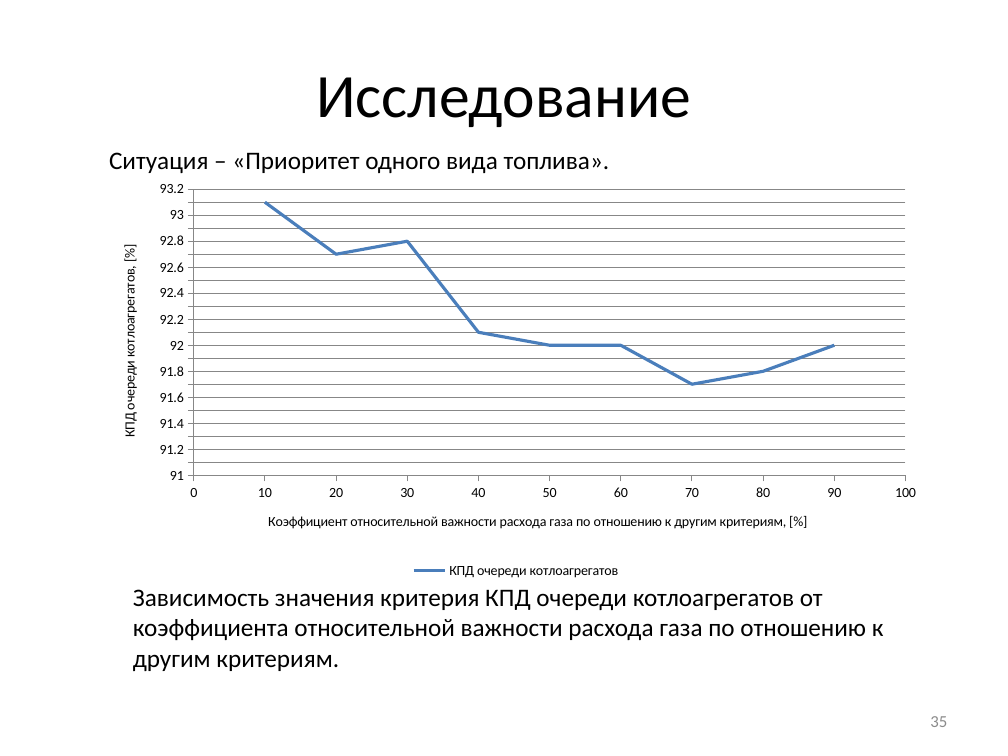
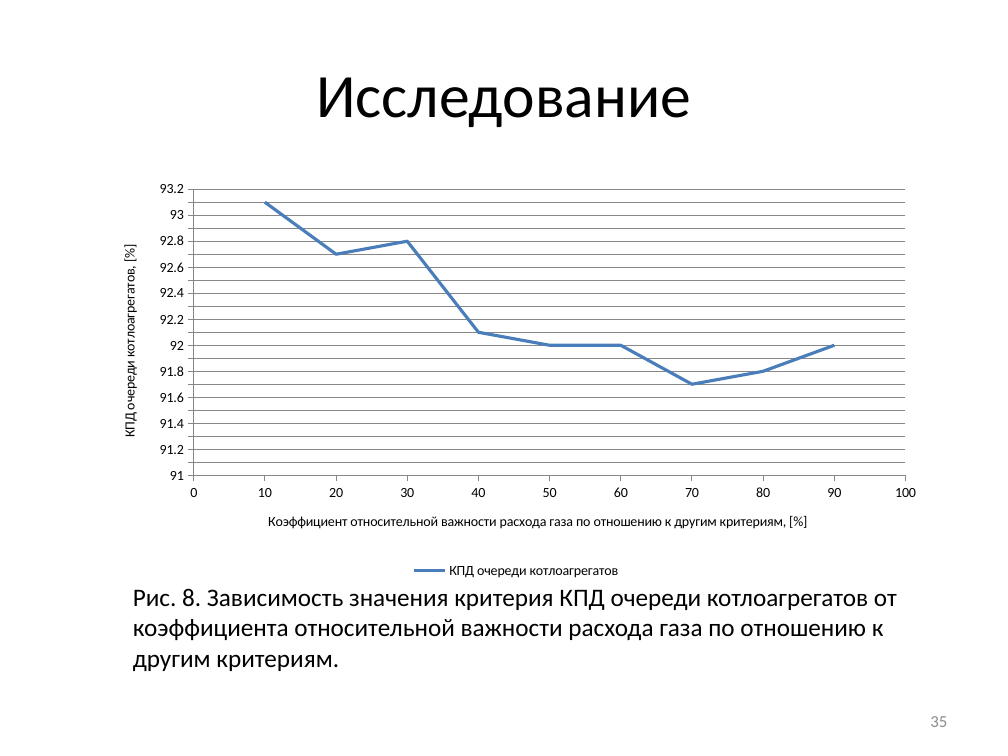
Before and after one commit to arkuzmin/diplom, a slide deck: slide 35 of optimization/4 семестр/Смотр 19.05.14/Презентация.pptx. Drawn at 1008x756 pixels with LibreOffice and Linux fonts; fonts in the diff are those of the drawing. Boxes give left, top, right and bottom in pixels: in the first picture for what was removed or moved away, otherwise in the second. Text is boxed around its words. In the diff, an @@ line names an element or a change of style, - is before the commit and + after.

```diff
--- a/optimization/4 семестр/Смотр 19.05.14/Презентация.pptx
+++ b/optimization/4 семестр/Смотр 19.05.14/Презентация.pptx
@@ text removed at <box>109,152,610,173</box> @@
-Ситуация – «Приоритет одного вида топлива».
@@ text at <box>133,588,897,671</box>: text changed @@
-Зависимость значения критерия КПД очереди котлоагрегатов от коэффициента относительной важности расхода газа по отношению к другим критериям.
+Рис. 8. Зависимость значения критерия КПД очереди котлоагрегатов от коэффициента относительной важности расхода газа по отношению к другим критериям.
```
Also in this commit, not shown: 13 other slides changed, 1 slide added, 1 slide removed, 2 other files.
